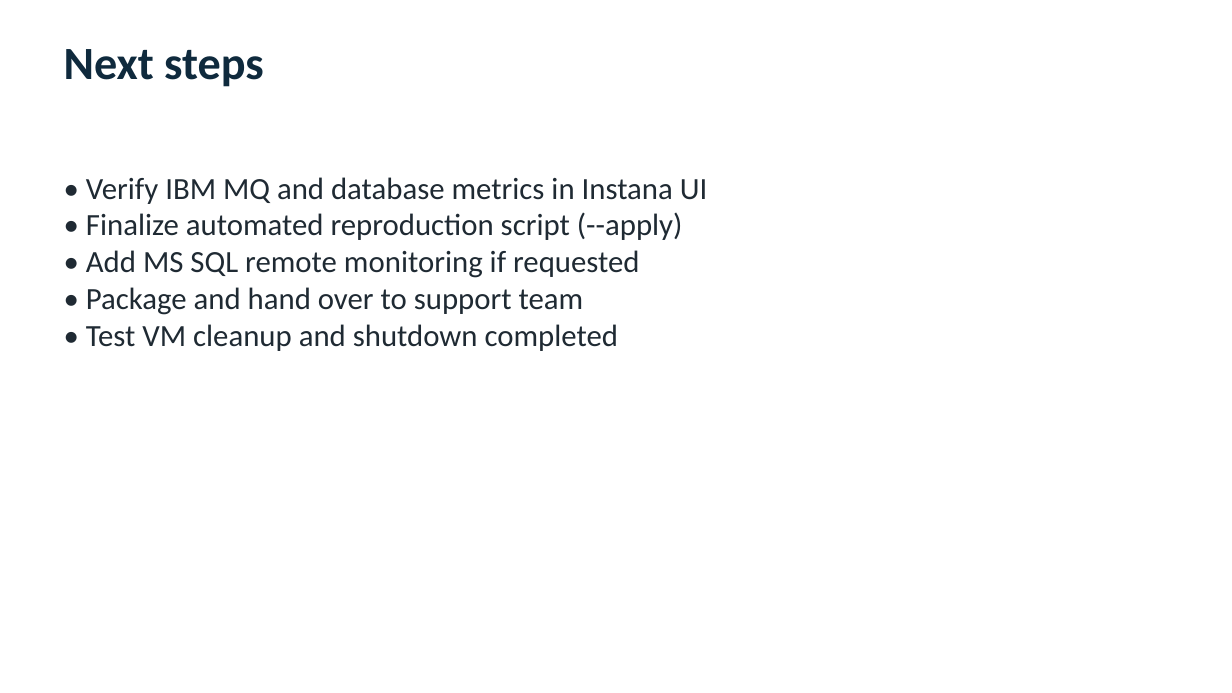
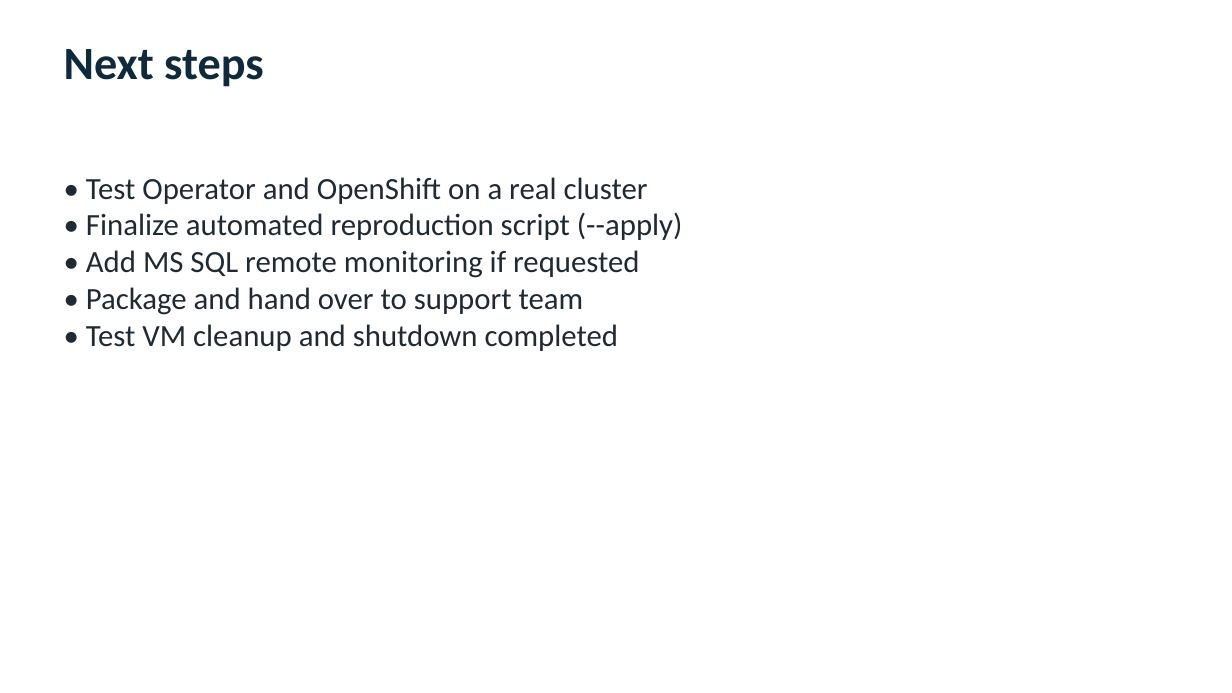
Before and after one commit to miodragmikrut1980/instana-agent-script, a slide deck: slide 11 of presentation/Instana-Agent-Installer.pptx. Drawn at 1232x693 pixels with LibreOffice and Linux fonts; fonts in the diff are those of the drawing. Boxes give left, top, right and bottom in pixels: in the first picture for what was removed or moved away, otherwise in the second. Text is boxed around its words. In the diff, an @@ line names an element or a change of style, - is before the commit and + after.

```diff
--- a/presentation/Instana-Agent-Installer.pptx
+++ b/presentation/Instana-Agent-Installer.pptx
@@ text at (86,177,648,204): text changed @@
-• Verify IBM MQ and database metrics in Instana UI
+• Test Operator and OpenShift on a real cluster
```
Also in this commit, not shown: 2 other slides changed.
